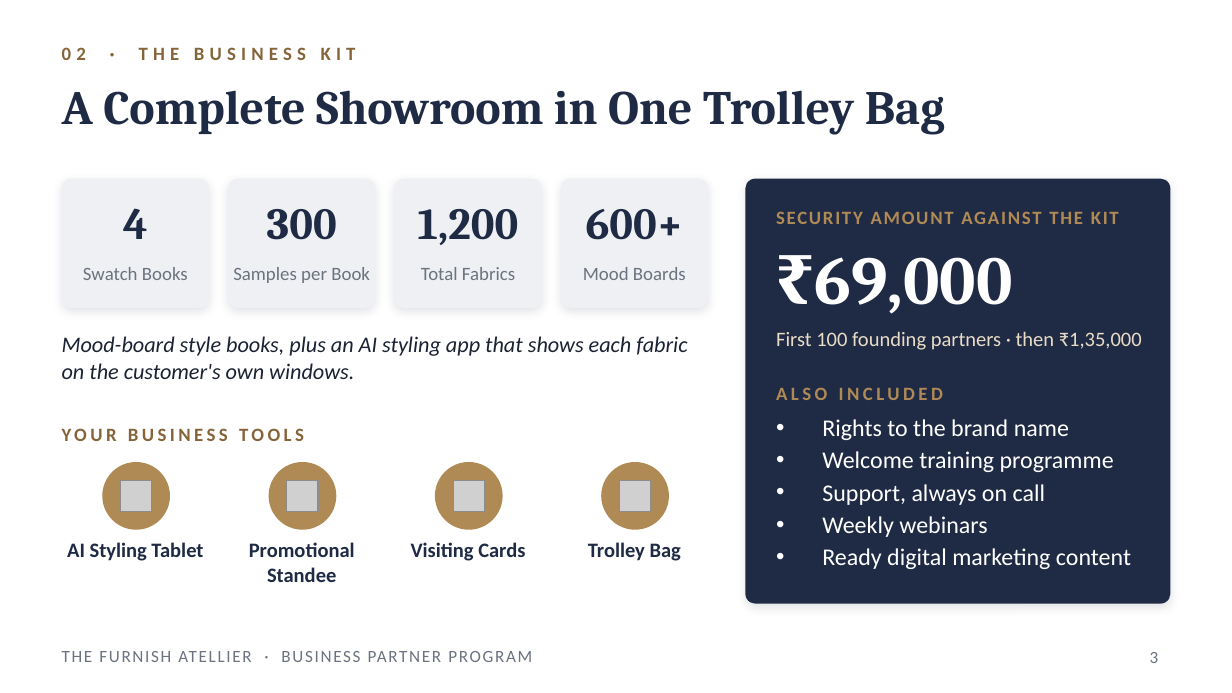
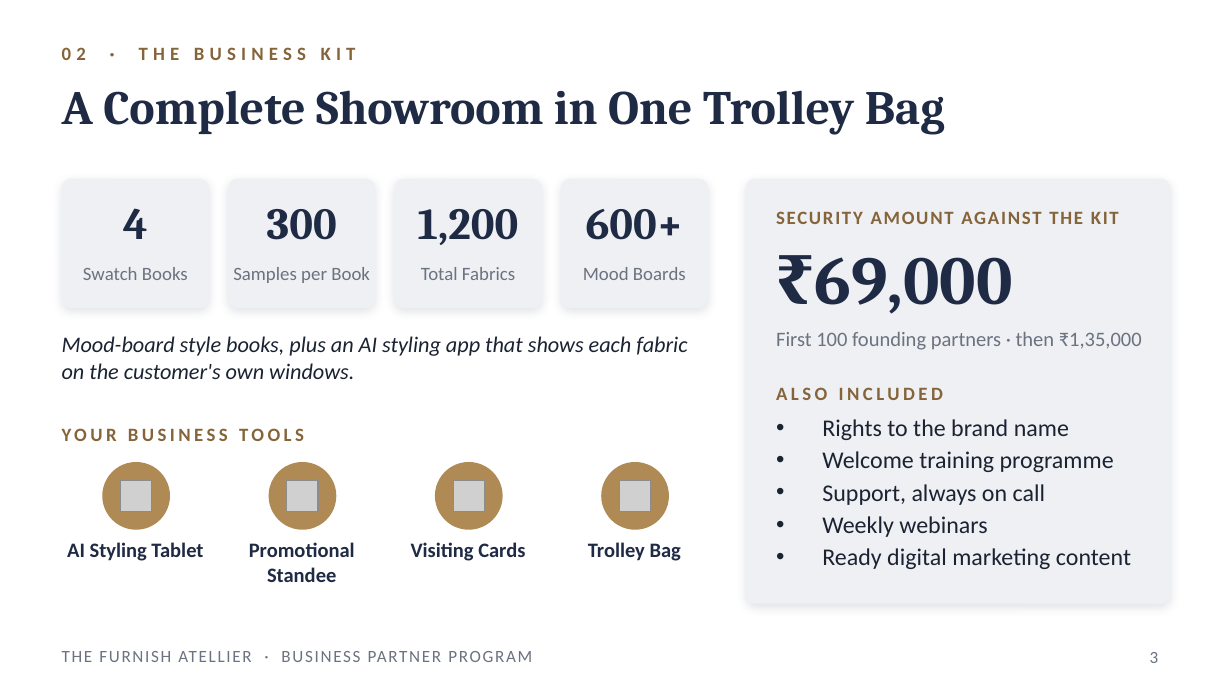
Before and after one commit to adybuildcon-a11y/adybuildcon, a slide deck: slide 3 of partner-deck/The_Furnish_Atellier_Partner_Program.pptx. Drawn at 1232x693 pixels with LibreOffice and Linux fonts; fonts in the diff are those of the drawing; grey boxes stand for pictures. Boxes give left, top, right and bottom in pixels: in the first picture for what was removed or moved away, otherwise in the second. Text is boxed around its words. In the diff, an @@ line names an element or a change of style, - is before the commit and + after.

```diff
--- a/partner-deck/The_Furnish_Atellier_Partner_Program.pptx
+++ b/partner-deck/The_Furnish_Atellier_Partner_Program.pptx
@@ rounded rectangle at box(745, 179, 1170, 604): fill #1F2A44 to #EEF0F3 @@
@@ text "SECURITY AMOUNT AGAINST THE KIT" at box(776, 211, 1119, 224): text colour #B08A55 to #86643A @@
@@ text "₹69,000" at box(814, 257, 1013, 314): text colour #FFFFFF to #1F2A44 @@
@@ text "First 100 founding partners · ..." at box(776, 332, 1142, 350): text colour #E9DCC7 to #6B7280 @@
@@ text "ALSO INCLUDED" at box(776, 387, 943, 400): text colour #B08A55 to #86643A @@
@@ text "Rights to the brand name" at box(822, 419, 1131, 569): text colour #FFFFFF to #1B2333 @@
```
Also in this commit, not shown: 3 other slides changed, 2 other files.
